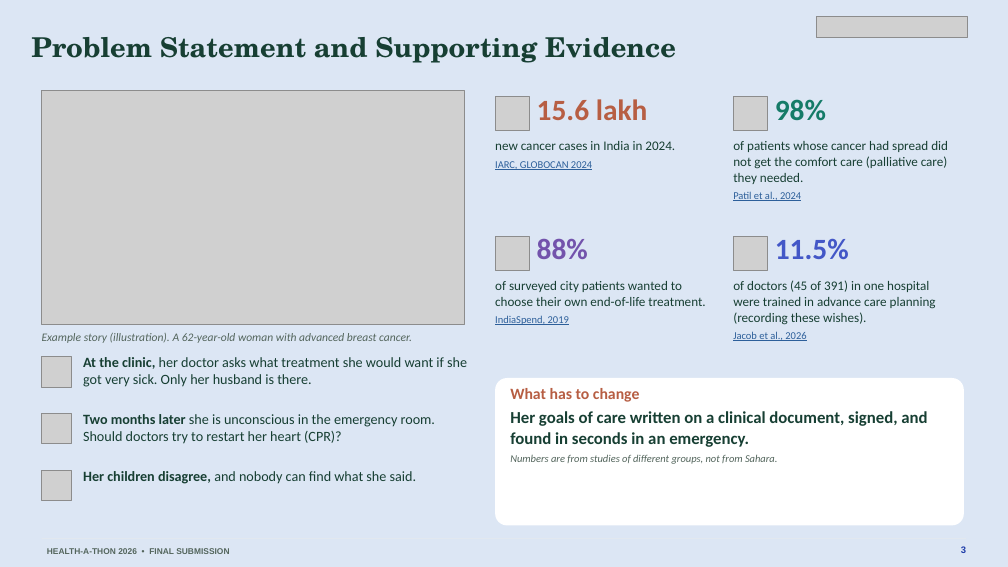
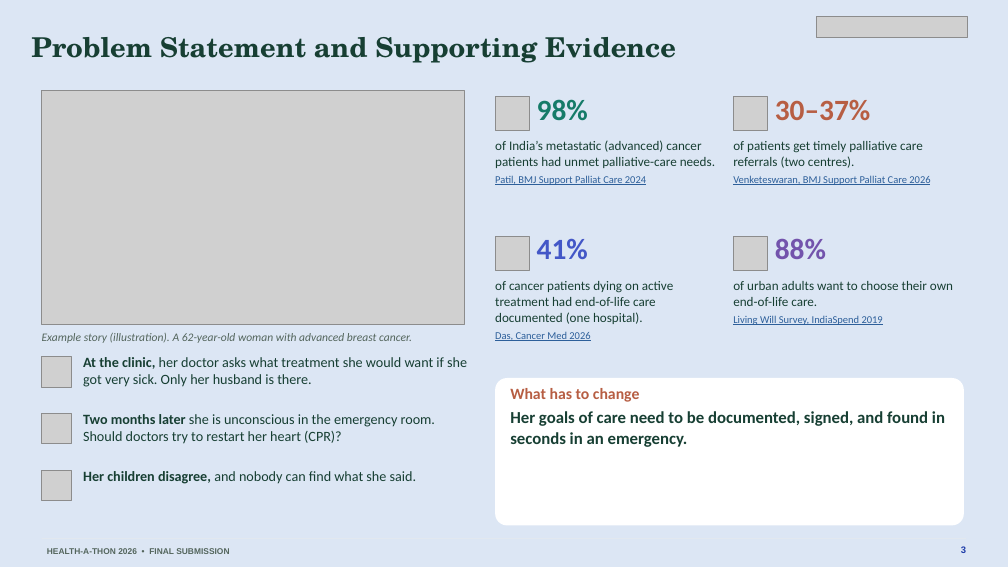
Before and after one commit to basithladdu/healthathon, a slide deck: slide 3 of output/final-submission/Sahara-Final-Presentation.pptx. Drawn at 1008x567 pixels with LibreOffice and Linux fonts; fonts in the diff are those of the drawing; grey boxes stand for pictures. Boxes give left, top, right and bottom in pixels: in the first picture for what was removed or moved away, otherwise in the second. Text is boxed around its words. In the diff, an @@ line names an element or a change of style, - is before the commit and + after.

```diff
--- a/output/final-submission/Sahara-Final-Presentation.pptx
+++ b/output/final-submission/Sahara-Final-Presentation.pptx
@@ text at [537, 99, 588, 121]: text changed; text colour #B75E43 to #157B68 @@
-15.6 lakh
+98%
@@ text at [775, 99, 871, 120]: text changed; text colour #157B68 to #B75E43 @@
-98%
+30–37%
@@ text at [495, 140, 715, 185]: text changed @@
-new cancer cases in India in 2024.
-IARC, GLOBOCAN 2024
+of India’s metastatic (advanced) cancer patients had unmet palliative-care needs.
+Patil, BMJ Support Palliat Care 2024
@@ text at [733, 141, 930, 185]: text changed @@
-of patients whose cancer had spread did not get the comfort care (palliative care) they needed.
-Patil et al., 2024
+of patients get timely palliative care referrals (two centres).
+Venketeswaran, BMJ Support Palliat Care 2026
@@ text at [537, 239, 588, 259]: text changed; text colour #7353AC to #4357C7 @@
-88%
+41%
@@ text at [775, 239, 826, 259]: text changed; text colour #4357C7 to #7353AC @@
-11.5%
+88%
@@ text at [495, 281, 673, 341]: text changed @@
-of surveyed city patients wanted to choose their own end-of-life treatment.
-IndiaSpend, 2019
+of cancer patients dying on active treatment had end-of-life care documented (one hospital).
+Das, Cancer Med 2026
@@ text at [733, 281, 953, 325]: text changed @@
-of doctors (45 of 391) in one hospital were trained in advance care planning (recording these wishes).
-Jacob et al., 2026
+of urban adults want to choose their own end-of-life care.
+Living Will Survey, IndiaSpend 2019
@@ text at [510, 411, 945, 447]: text changed @@
-Her goals of care written on a clinical document, signed, and found in seconds in an emergency.
-Numbers are from studies of different groups, not from Sahara.
+Her goals of care need to be documented, signed, and found in seconds in an emergency.
```
Also in this commit, not shown: 11 other slides changed, 13 other files.
